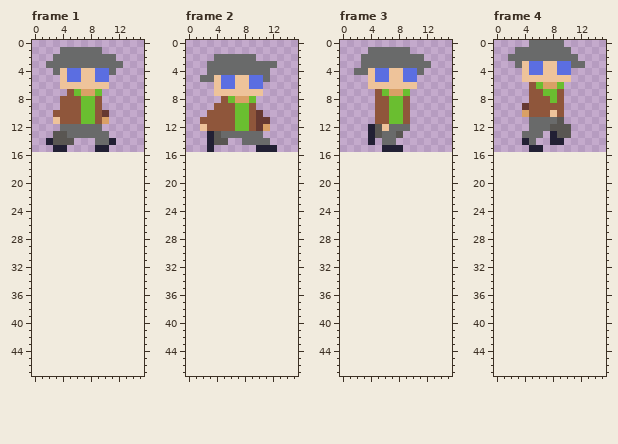
Two states of a pixel-art file, GFX/Aseprite files/Walk.aseprite. The first picture shows the starting point.
16x16 pixels, 8 frames. Shown: frame 1, frame 2, frame 3, frame 4. The old version is drawn lined up with the new one, on the new canvas. The commit also changed other frames, which this record leaves out.
New version:
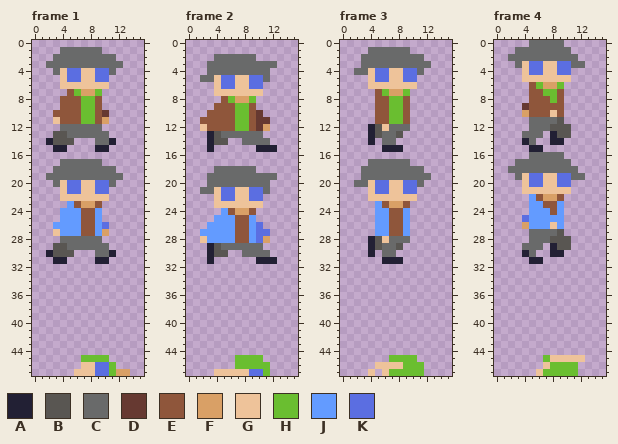
Palette (. is transparent): A #222034  B #595652  C #696a6a  D #663931  E #8f563b  F #d9a066  G #eec39a  H #6abe30  J #639bff  K #5b6ee1
Change:
canvas 16x16 -> 16x48
Changed rows in their new state; - is an unchanged pixel.
Frame 1:
first column x 2:
17 --CCCCCC---
18 -CCCCCCCCC-
19 CCCCCCCCCCC
20 -CGKKGGKKC-
21 --GKKGGKK--
22 --GGGGGGG--
23 ---JEFFE---
24 --JJJEEJ---
25 --JJJEEJ---
26 -JJJJEEJK--
27 -GJJJEEJF--
28 --CCCCCC---
29 -BBCCCCCC--
30 ABBB---CCA-
31 -AA----AA--
first column x 6:
45 -HHHH---
46 -GGKKH--
47 GGGKKHFF
Frame 2:
first column x 2:
18 --CCCCCC---
19 -CCCCCCCCCC
20 -CCCCCCCCC-
21 CCGKKGGKKC-
22 --GKKGGKK--
23 --GGGGGGG--
24 ---JEFFE---
25 --JJJEEJ---
26 -JJJJEEJK--
27 JJJJJEEJKK-
28 GJJJJEEJKF-
29 -ABCCCCCC--
30 -ABB--CCCC-
31 -A------AAA
first column x 4:
45 ---HHHH-
46 ---HHHHH
47 GGGGGKKH
Frame 3:
first column x 2:
17 --CCCCCC---
18 -CCCCCCCCC-
19 -CCCCCCCCCC
20 CCGKKGGKKC-
21 --GKKGGKK--
22 --GGGGGGG--
23 ---JEFFE---
24 ---JJEEJ---
25 ---JJEEJ---
26 ---JJEEJ---
27 ---JJEEJ---
28 --ABGCCC---
29 --ABCCB----
30 --A-CC-----
31 ----AAA----
first column x 4:
45 ---HHHH-
46 -GGGGHHH
47 G-GHHHHH
Frame 4:
first column x 2:
16 ---CCCCC---
17 -CCCCCCCC--
18 CCCCCCCCCC-
19 -CGKKGGKKCC
20 --GKKGGKK--
21 --GGGGGGG--
22 ---JEFFE---
23 ---JJEEJ---
24 ---JJJEJ---
25 --KJJJJJ---
26 --FJJJGJ---
27 ---CCCCB---
28 ---CCCBBB--
29 --CCC-ABB--
30 --AC--AA---
31 ---AA------
first column x 6:
45 -HGGGGG
46 -GHHHH-
47 GHHHHH-
